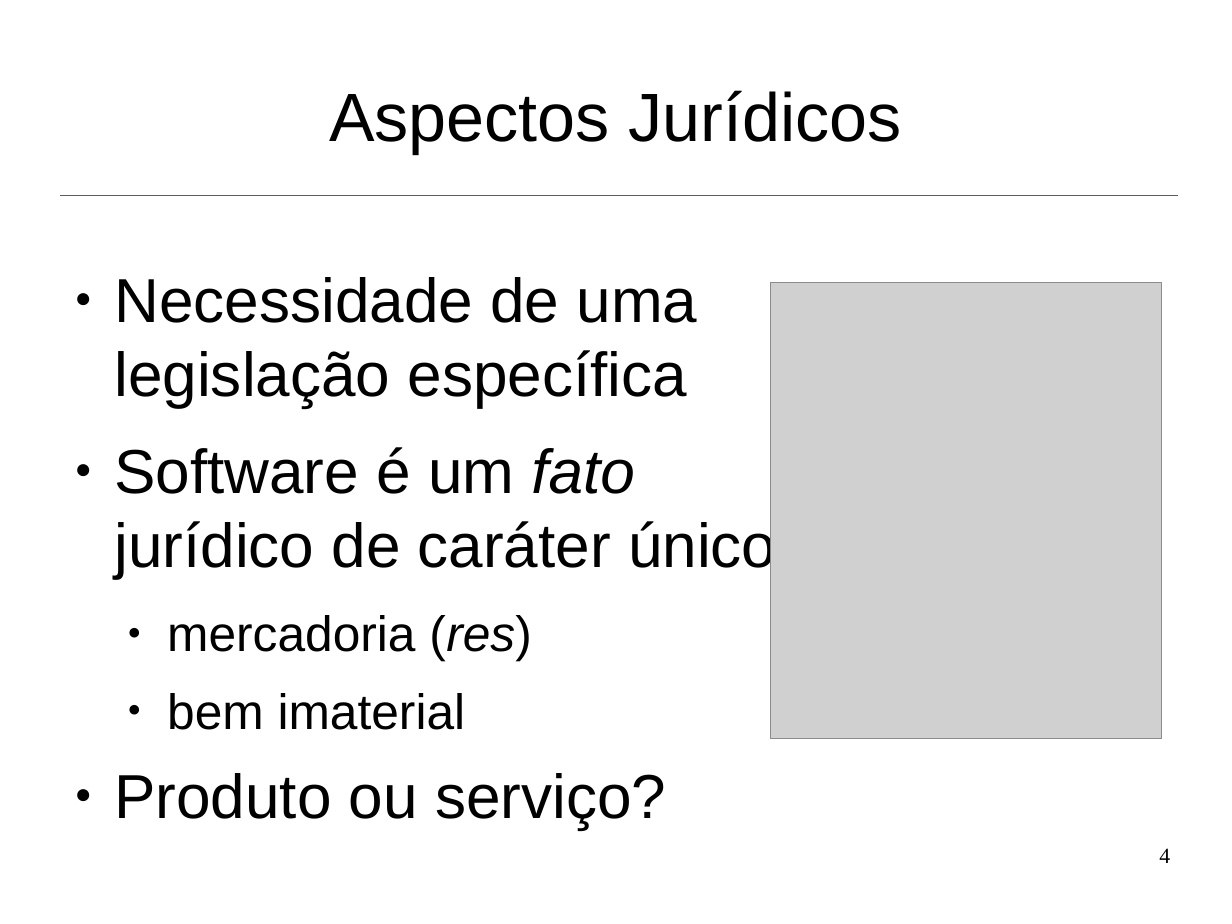
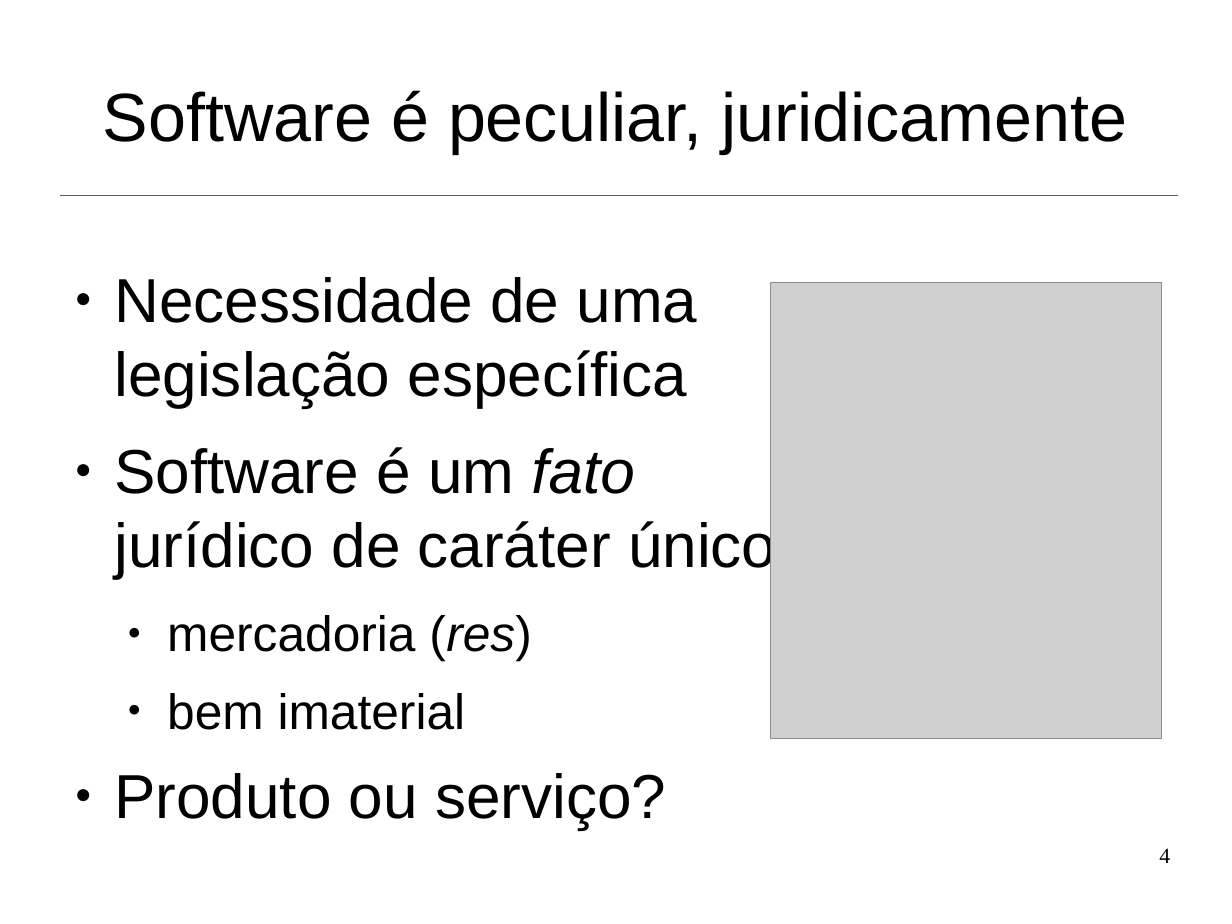
Before and after one commit to fernandocastor/aulas_floss, a slide deck: slide 4 of 09_Licencas/09_aspectos_juridicos.odp. Drawn at 1232x924 pixels with LibreOffice and Linux fonts; fonts in the diff are those of the drawing; grey boxes stand for pictures. Boxes give left, top, right and bottom in pixels: in the first picture for what was removed or moved away, otherwise in the second. Text is boxed around its words. In the diff, an @@ line names an element or a change of style, - is before the commit and + after.

```diff
--- a/09_Licencas/09_aspectos_juridicos.odp
+++ b/09_Licencas/09_aspectos_juridicos.odp
@@ title at [103,90,1127,153]: text changed @@
-Aspectos Jurídicos
+Software é peculiar, juridicamente
```
Also in this commit, not shown: 1 other slide changed.
